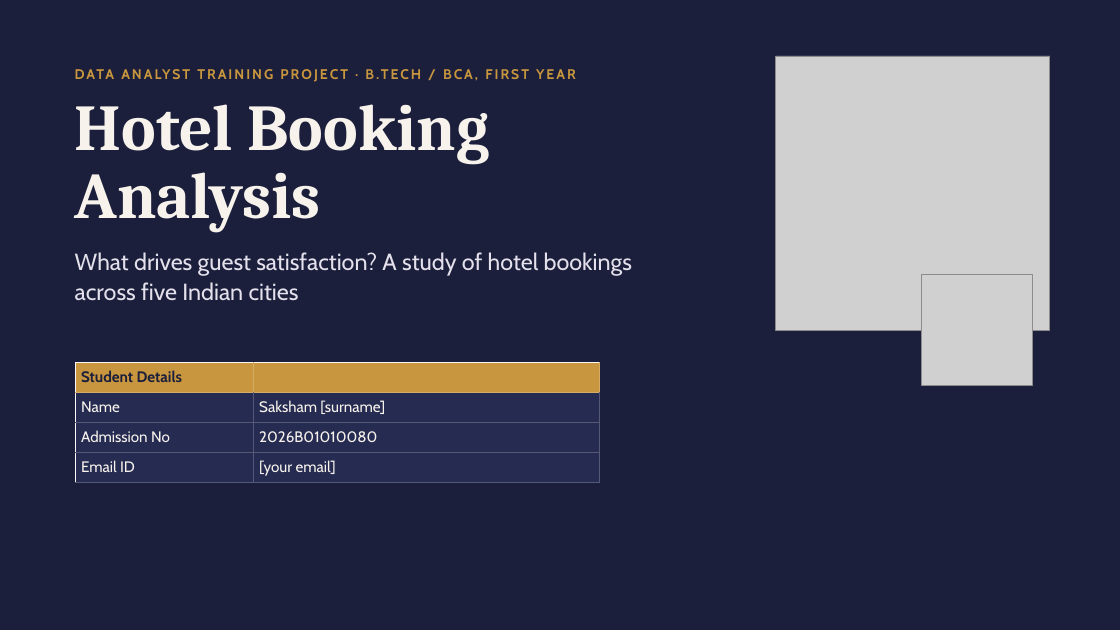
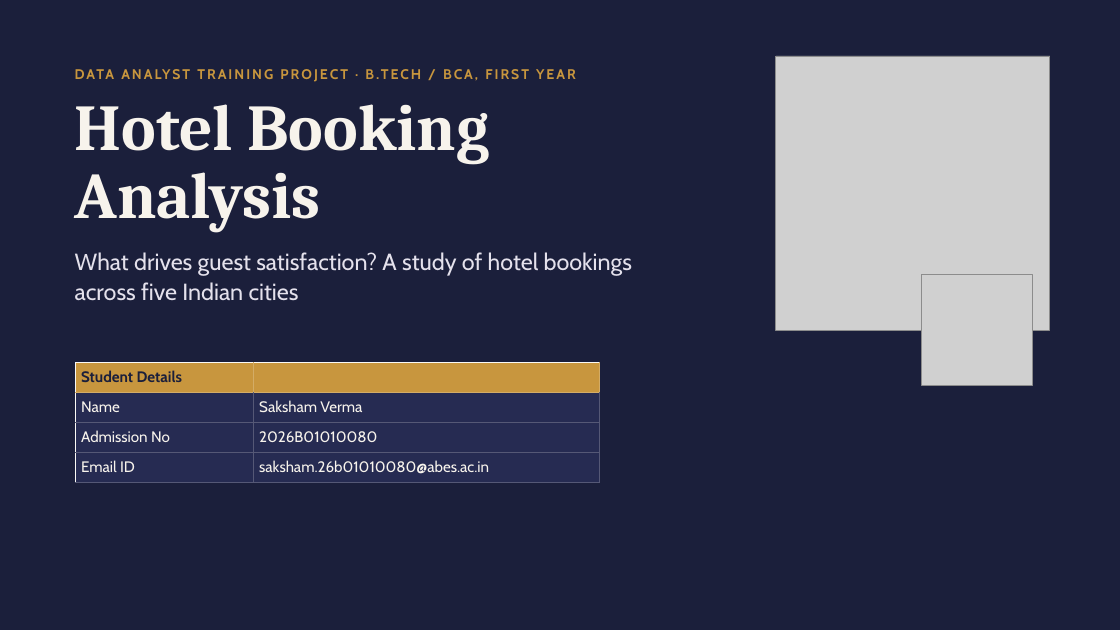
Before and after one commit to definitelysaksham/hotel-booking-analysis, a slide deck: slide 1 of documents/Hotel Booking Analysis.pptx. Drawn at 1120x630 pixels with LibreOffice and Linux fonts; fonts in the diff are those of the drawing; grey boxes stand for pictures. Boxes give left, top, right and bottom in pixels: in the first picture for what was removed or moved away, otherwise in the second. Text is boxed around its words. In the diff, an @@ line names an element or a change of style, - is before the commit and + after.

```diff
--- a/documents/Hotel Booking Analysis.pptx
+++ b/documents/Hotel Booking Analysis.pptx
@@ table at [76, 363, 600, 483] @@
-row 2, column 2: Saksham [surname]
+row 2, column 2: Saksham Verma
-row 4, column 2: [your email]
+row 4, column 2: saksham.26b01010080@abes.ac.in
```
Also in this commit, not shown: 1 other slide changed, 1 other file.
